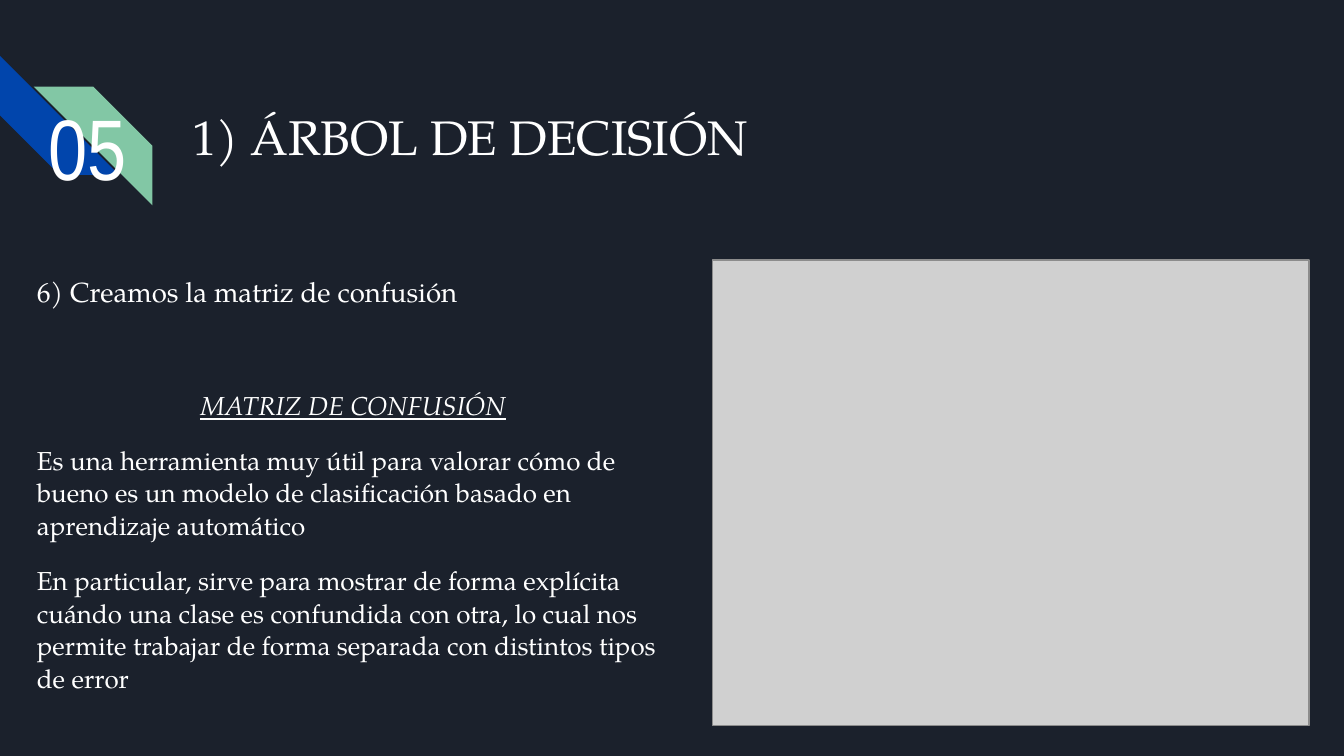
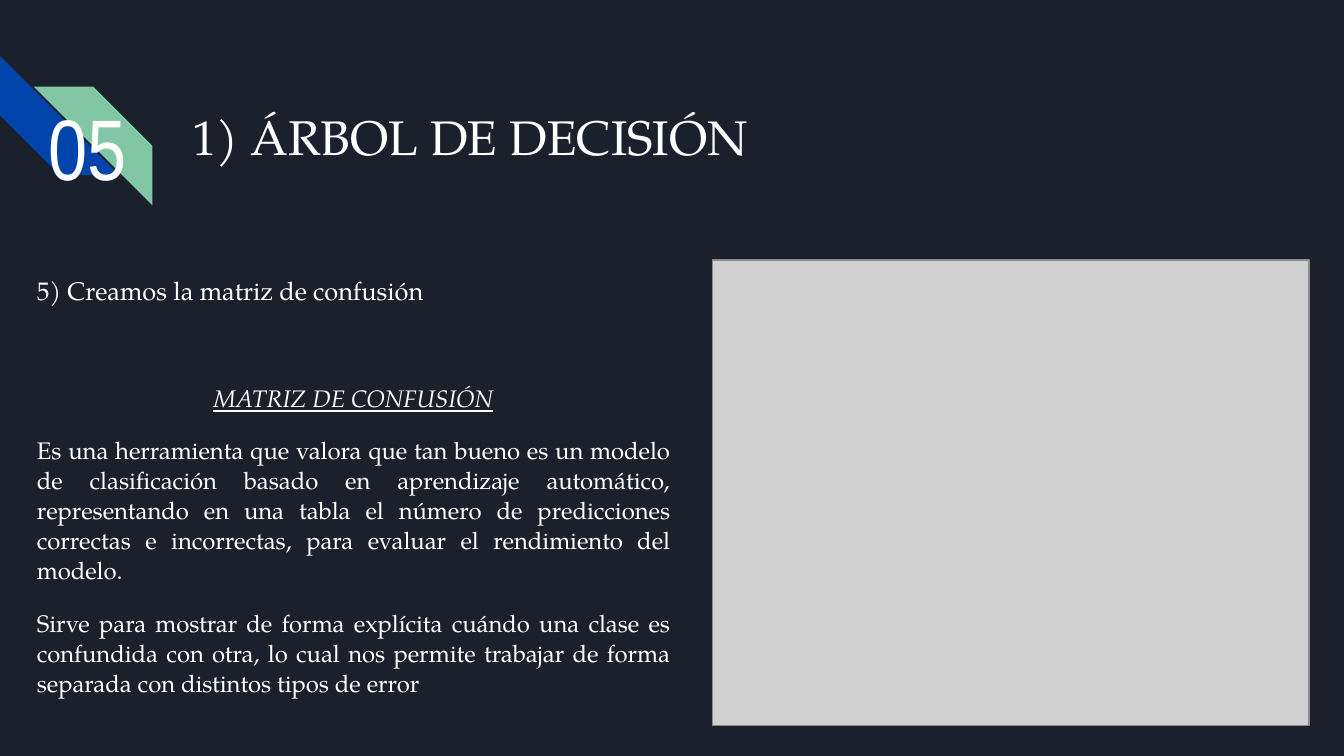
Before and after one commit to Alejo3107/PROYECTO_CH_DS, a slide deck: slide 25 of Presentación ejecutiva.pptx (slide 23 before the commit). Drawn at 1344x756 pixels with LibreOffice and Linux fonts; fonts in the diff are those of the drawing; grey boxes stand for pictures; background and template pictures are left out. Boxes give left, top, right and bottom in pixels: in the first picture for what was removed or moved away, otherwise in the second. Text is boxed around its words. In the diff, an @@ line names an element or a change of style, - is before the commit and + after.

```diff
--- a/Presentación ejecutiva.pptx
+++ b/Presentación ejecutiva.pptx
@@ text at bbox=[37, 281, 423, 306]: text changed; size 14.8 to 13.6 pt @@
-6) Creamos la matriz de confusión
+5) Creamos la matriz de confusión
@@ text at bbox=[213, 386, 493, 412]: size 13.9 to 12.8 pt in "MATRIZ DE CONFUSIÓN" @@
@@ text at bbox=[37, 441, 671, 699]: text changed; size 13.9 to 12.8 pt @@
-Es una herramienta muy útil para valorar cómo de bueno es un modelo de clasificación basado en aprendizaje automático
-En particular, sirve para mostrar de forma explícita cuándo una clase es confundida con otra, lo cual nos permite trabajar de forma separada con distintos tipos de error
+Es una herramienta que valora que tan bueno es un modelo de clasificación basado en aprendizaje automático, representando en una tabla el número de predicciones correctas e incorrectas, para evaluar el rendimiento del modelo.
+Sirve para mostrar de forma explícita cuándo una clase es confundida con otra, lo cual nos permite trabajar de forma separada con distintos tipos de error
```
Also in this commit, not shown: 12 other slides changed, 3 slides added, 1 slide removed, 3 other files.
